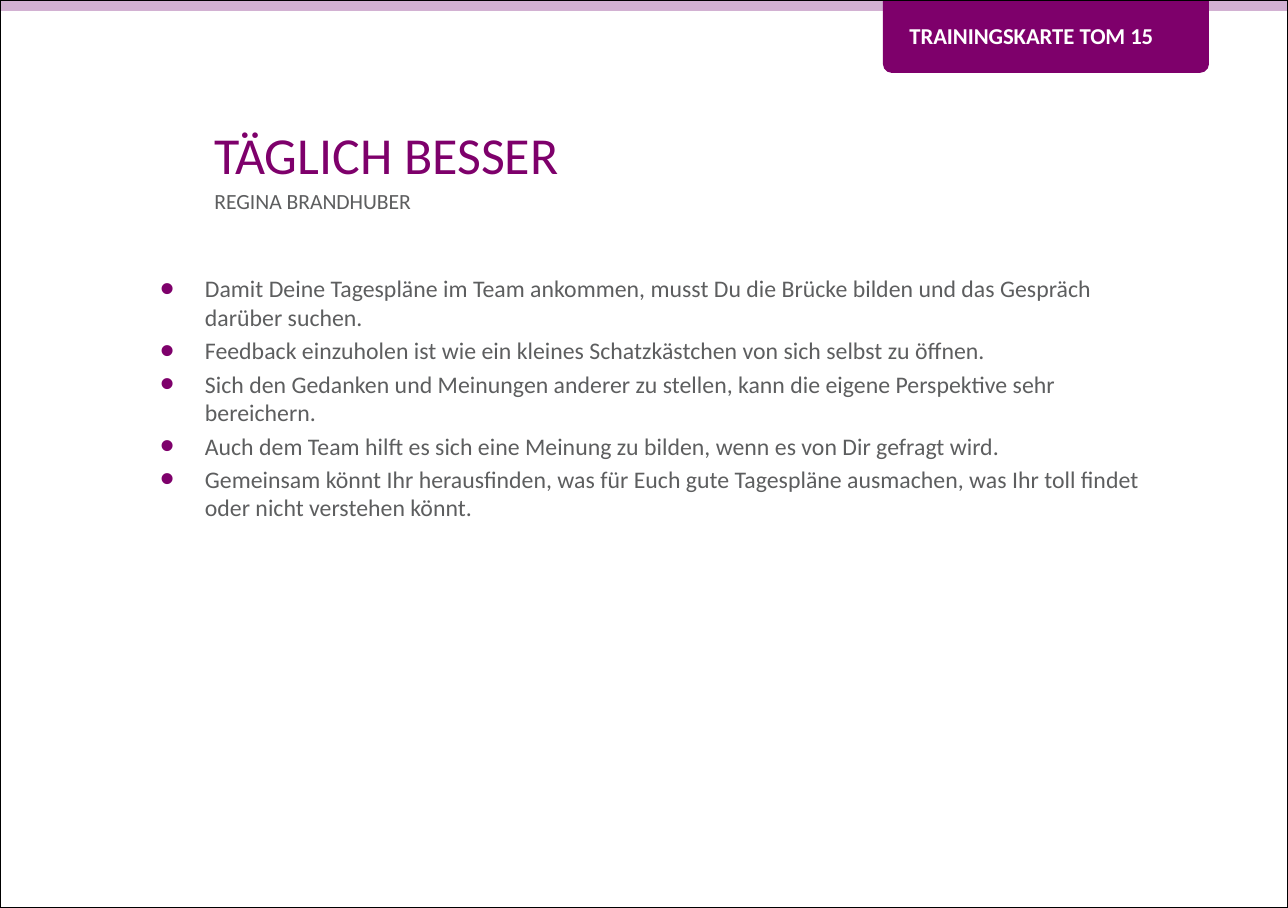
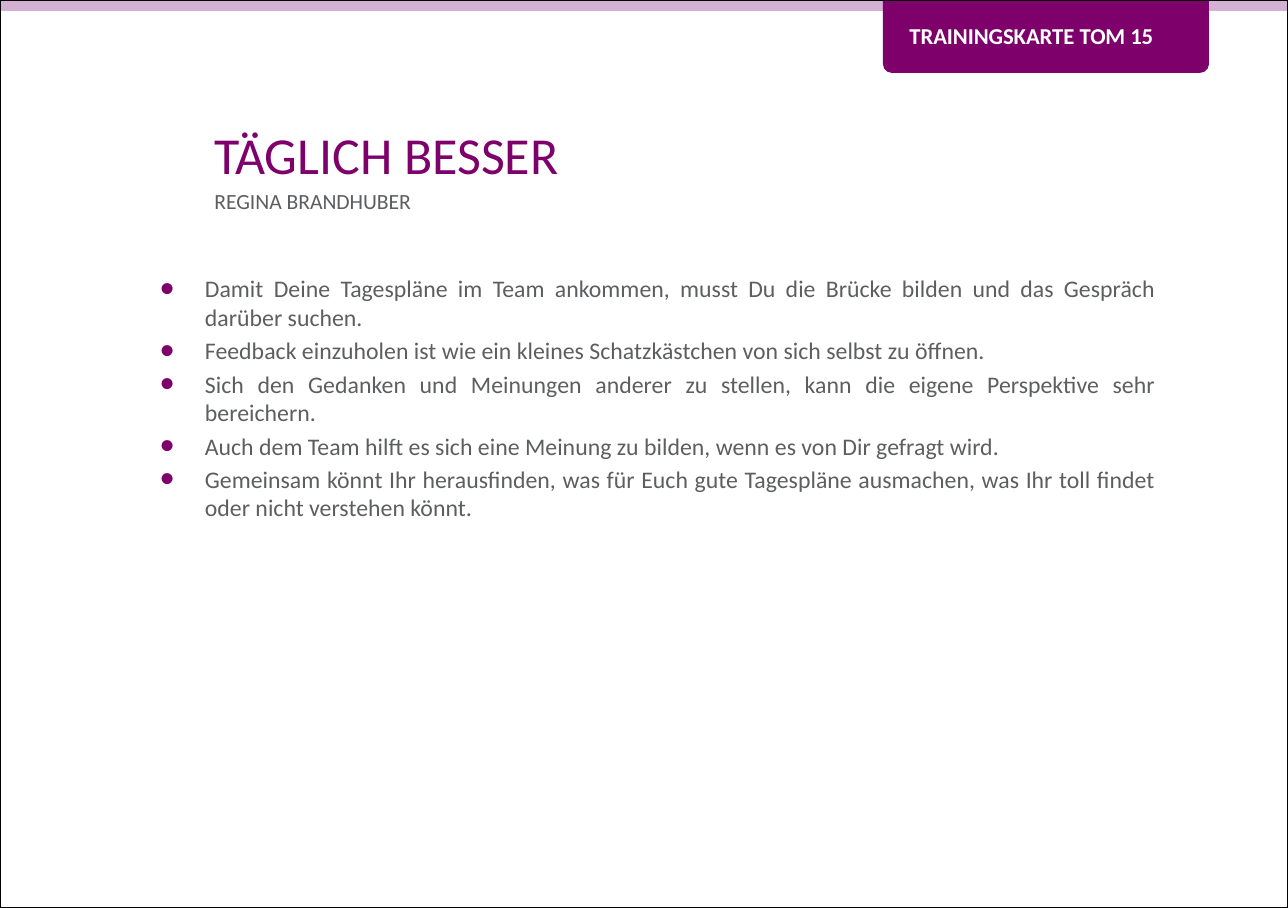
Before and after one commit to Teamtool/training-materials, a slide deck: slide 1 of training-cards/music moves/Tomatoes (TOM)/ger/apprentice/ger_TOM_15_taeglich_besser_MM_A.pptx. Drawn at 1288x908 pixels with LibreOffice and Linux fonts; fonts in the diff are those of the drawing; background and template pictures are left out. Boxes give left, top, right and bottom in pixels: in the first picture for what was removed or moved away, otherwise in the second. Text is boxed around its words. In the diff, an @@ line names an element or a change of style, - is before the commit and + after.

```diff
--- a/training-cards/music moves/Tomatoes (TOM)/ger/apprentice/ger_TOM_15_taeglich_besser_MM_A.pptx
+++ b/training-cards/music moves/Tomatoes (TOM)/ger/apprentice/ger_TOM_15_taeglich_besser_MM_A.pptx
@@ text "Damit Deine Tagespläne im Team ..." at box(205, 280, 1155, 516): alignment left to justified @@
```
Also in this commit, not shown: 1 other slide changed, 17 other files.
